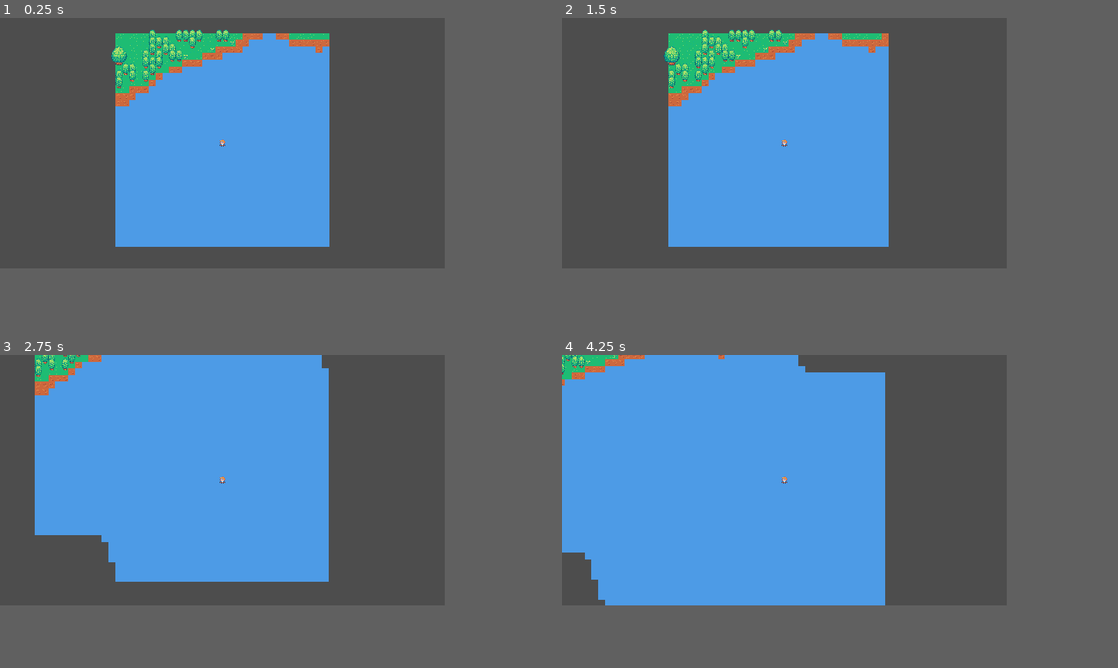
Above: before the commit, frames 1-4 (two rows, left to right).
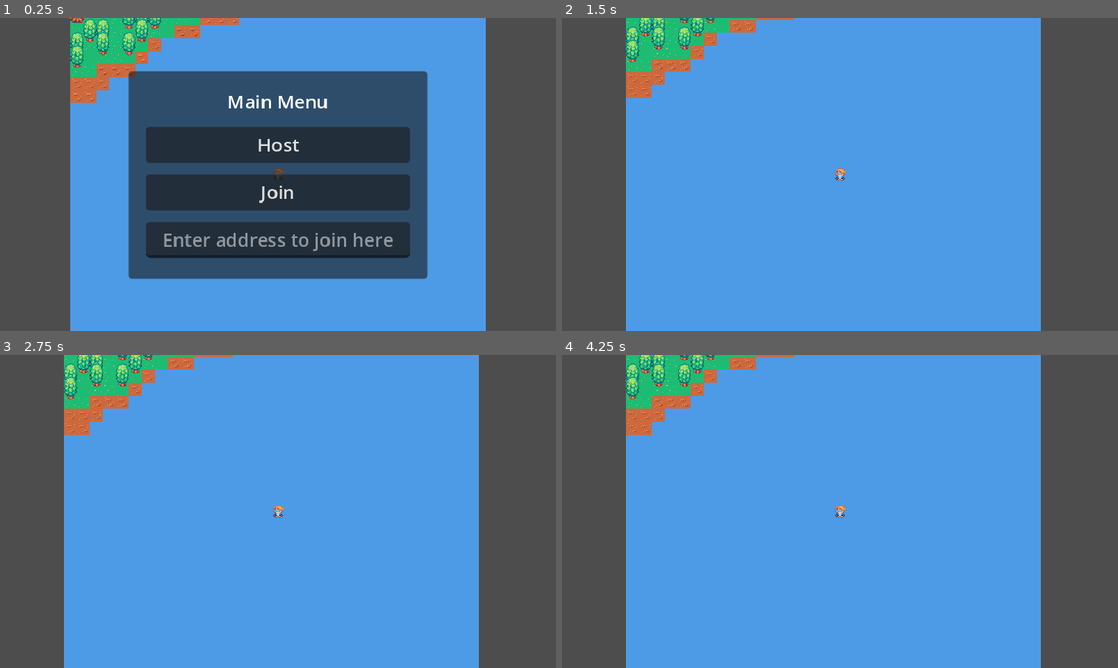
Above: after the commit, the same moments.

Repository: peterdays/flagoria
Game: Godot game, scene res://tile_map.tscn
The game is run twice, just before and just after one commit, with the same random seed, the same clock (stepped at 60 frames per second) and the same inputs.
Inputs (mouse positions are in pixels of both pictures, inside the frame that each line leads up to):
- Up to frame 1 (0.25 s): no input
- Up to frame 2 (1.5 s): click (784, 118) at 0.5 s, where only the run after the commit has a clickable "Host"; tap Enter at 1.25 s; hold Right (ui_right) from 1.28 s (still down)
- Up to frame 3 (2.75 s): release Right (ui_right) at 2.03 s; hold Down (ui_down) from 2.03 s (still down)
- Up to frame 4 (4.25 s): release Down (ui_down) at 2.78 s; hold Right (ui_right) 2.78-3.53 s; hold Up (ui_up) from 3.53 s (still down)
The window is 640x360 before the commit and 800x450 after it. Grey fills any space a smaller window leaves; there, only what the larger window draws over its background counts as a difference.

The runs differ from the first frame. In frame 1, 68% of the frame differs, in the area x 0-100%, y 0-100%; in frame 2, 47%; in frame 3, 44%; in frame 4, 46%.

Commit message:
added main menu

Diff:
--- /dev/null
+++ b/MainMenu.gd
@@ -0,0 +1,34 @@
+extends PanelContainer
+
+const Player = preload("res://character_body_2d.tscn")
+@onready var main_menu = $"."
+@onready var address_entry = $MarginContainer/VBoxContainer/AddressEntry
+
+const PORT = 9999
+var enet_peer = ENetMultiplayerPeer.new()
+
+func _unhandled_input(event):
+	if Input.is_action_just_pressed("quit"):
+		get_tree().quit()
+
+
+func _on_host_button_pressed():
+	main_menu.hide()
+	# creating the server
+	enet_peer.create_server(PORT)
+	multiplayer.multiplayer_peer = enet_peer
+	multiplayer.peer_connected.connect(add_player)
+
+	# adding the player
+	add_player(multiplayer.get_unique_id())
+
+func _on_join_button_pressed():
+	main_menu.hide()
+	# creating the server
+	enet_peer.create_client("localhost", PORT)
+	multiplayer.multiplayer_peer = enet_peer
+
+func add_player(peer_id):
+	var player = Player.instantiate()
+	player.name = str(peer_id)
+	add_child(player)
--- a/character_body_2d.tscn
+++ b/character_body_2d.tscn
@@ -4,7 +4,7 @@
 [ext_resource type="Texture2D" uid="uid://r2bouldhkmet" path="res://Sprites/Solaria Demo Pack Update 03/16x16/Sprites/Hero 01.png" id="2_lfruk"]
 
 [sub_resource type="RectangleShape2D" id="RectangleShape2D_5iwvh"]
-size = Vector2(16, 16)
+size = Vector2(16, 9)
 
 [node name="Player" type="CharacterBody2D"]
 y_sort_enabled = true
@@ -12,10 +12,12 @@
 script = ExtResource("1_yrrsj")
 
 [node name="CollisionShape2D" type="CollisionShape2D" parent="."]
+z_index = 10
+position = Vector2(0, 3.5)
 shape = SubResource("RectangleShape2D_5iwvh")
 
 [node name="Camera2D" type="Camera2D" parent="."]
-zoom = Vector2(0.3, 0.3)
+zoom = Vector2(0.7, 0.7)
 
 [node name="Sprite2D" type="Sprite2D" parent="."]
 texture_filter = 1
--- a/project.godot
+++ b/project.godot
@@ -17,8 +17,8 @@
 
 [display]
 
-window/size/viewport_width=320
-window/size/viewport_height=180
+window/size/viewport_width=480
+window/size/viewport_height=270
 window/size/window_width_override=1280
 window/size/window_height_override=720
 window/stretch/mode="canvas_items"
--- a/tile_map.tscn
+++ b/tile_map.tscn
@@ -1,8 +1,9 @@
-[gd_scene load_steps=6 format=3 uid="uid://cxtnu53ko1bon"]
+[gd_scene load_steps=7 format=3 uid="uid://cxtnu53ko1bon"]
 
 [ext_resource type="Texture2D" uid="uid://b7hssjy0jtk8c" path="res://Sprites/Solaria Demo Pack Update 03/16x16/Tilesets/Solaria Demo Update 01.png" id="1_fyhia"]
 [ext_resource type="Script" path="res://TileMap.gd" id="2_nqexn"]
 [ext_resource type="PackedScene" uid="uid://4h3b7gksl7a1" path="res://character_body_2d.tscn" id="3_ii6sq"]
+[ext_resource type="Script" path="res://MainMenu.gd" id="4_yd6oj"]
 
 [sub_resource type="TileSetAtlasSource" id="TileSetAtlasSource_xxsyq"]
 texture = ExtResource("1_fyhia")
@@ -447,6 +448,7 @@
 5:6/0 = 0
 5:6/0/physics_layer_0/linear_velocity = Vector2(0, 0)
 5:6/0/physics_layer_0/angular_velocity = 0.0
+5:6/0/physics_layer_0/polygon_0/points = PackedVector2Array(-8, -8, -8, 8, 8, 8, 8, -8)
 6:6/0 = 0
 6:6/0/physics_layer_0/linear_velocity = Vector2(0, 0)
 6:6/0/physics_layer_0/angular_velocity = 0.0
@@ -1092,7 +1094,7 @@
 physics_layer_0/collision_layer = 1
 sources/0 = SubResource("TileSetAtlasSource_xxsyq")
 
-[node name="Node2D" type="Node2D"]
+[node name="World" type="Node2D"]
 
 [node name="worldMap" type="TileMap" parent="."]
 tile_set = SubResource("TileSet_nbw7d")
@@ -1110,3 +1112,50 @@
 
 [node name="Player" parent="." instance=ExtResource("3_ii6sq")]
 position = Vector2(160, 88)
+
+[node name="CanvasLayer" type="CanvasLayer" parent="."]
+
+[node name="MainMenu" type="PanelContainer" parent="CanvasLayer"]
+anchors_preset = 15
+anchor_right = 1.0
+anchor_bottom = 1.0
+offset_left = 111.0
+offset_top = 46.0
+offset_right = -111.0
+offset_bottom = -45.0
+grow_horizontal = 2
+grow_vertical = 2
+script = ExtResource("4_yd6oj")
+
+[node name="MarginContainer" type="MarginContainer" parent="CanvasLayer/MainMenu"]
+layout_mode = 2
+theme_override_constants/margin_left = 15
+theme_override_constants/margin_top = 15
+theme_override_constants/margin_right = 15
+theme_override_constants/margin_bottom = 15
+
+[node name="VBoxContainer" type="VBoxContainer" parent="CanvasLayer/MainMenu/MarginContainer"]
+layout_mode = 2
+theme_override_constants/separation = 10
+
+[node name="Label" type="Label" parent="CanvasLayer/MainMenu/MarginContainer/VBoxContainer"]
+layout_mode = 2
+text = "Main Menu"
+horizontal_alignment = 1
+vertical_alignment = 1
+
+[node name="HostButton" type="Button" parent="CanvasLayer/MainMenu/MarginContainer/VBoxContainer"]
+layout_mode = 2
+text = "Host"
+
+[node name="JoinButton" type="Button" parent="CanvasLayer/MainMenu/MarginContainer/VBoxContainer"]
+layout_mode = 2
+text = "Join"
+
+[node name="AddressEntry" type="LineEdit" parent="CanvasLayer/MainMenu/MarginContainer/VBoxContainer"]
+layout_mode = 2
+placeholder_text = "Enter address to join here"
+alignment = 1
+
+[connection signal="pressed" from="CanvasLayer/MainMenu/MarginContainer/VBoxContainer/HostButton" to="CanvasLayer/MainMenu" method="_on_host_button_pressed"]
+[connection signal="pressed" from="CanvasLayer/MainMenu/MarginContainer/VBoxContainer/JoinButton" to="CanvasLayer/MainMenu" method="_on_join_button_pressed"]
